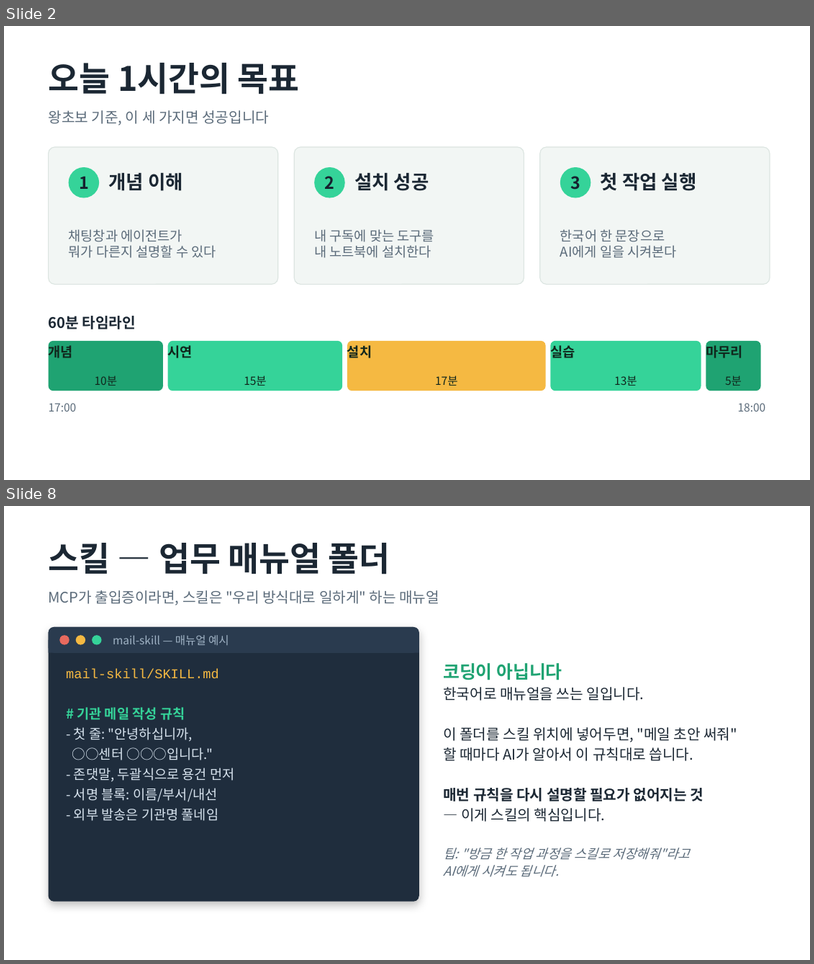
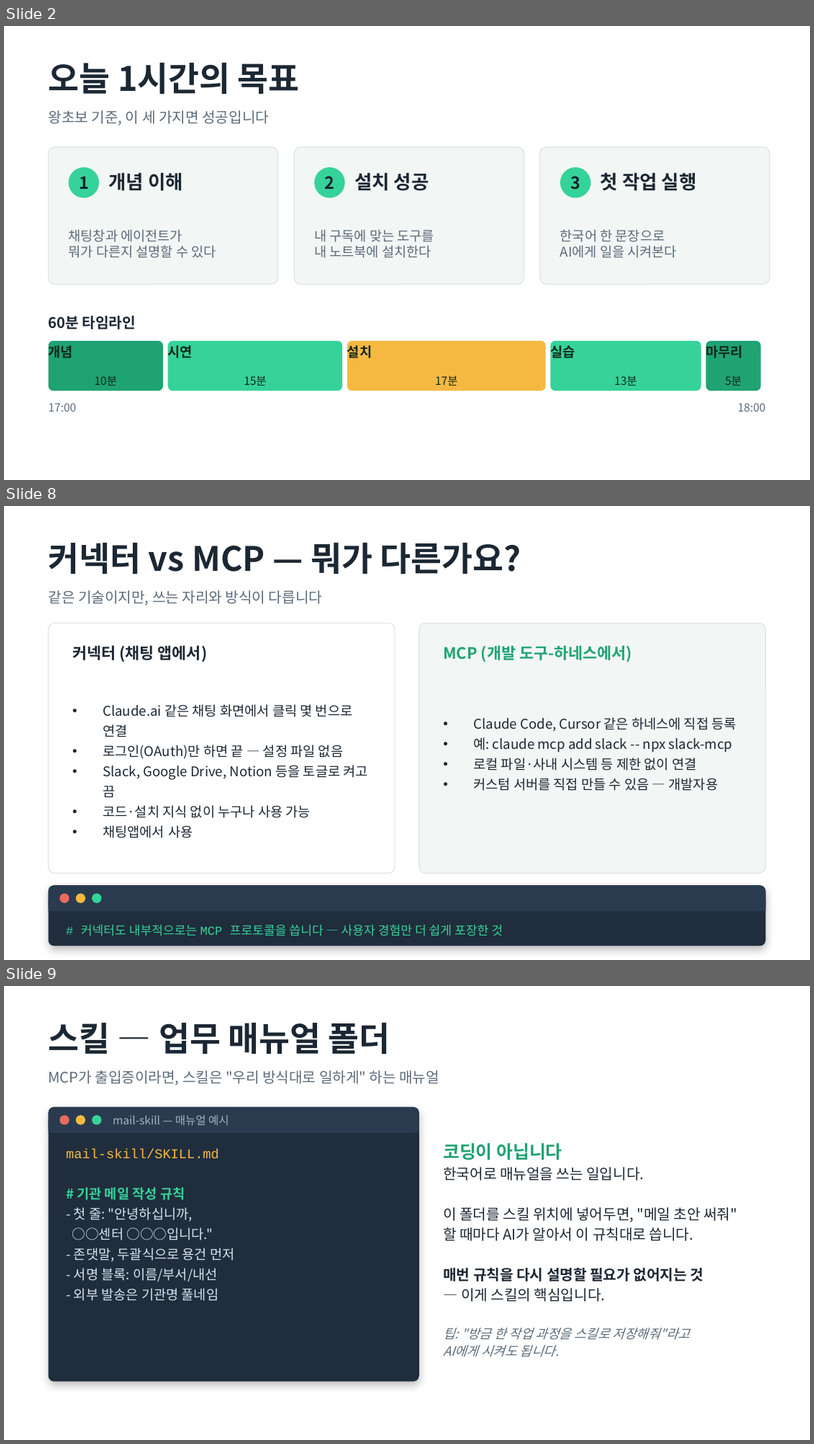
Before and after one commit to z0nam/ji-ai-study, a slide deck: study-group/2026-07-09-cli-ai-agents/slides.pptx. Shown one above the other, each under a label of ours: slides 2 and 8 before the commit, slides 2, 8 and 9 after it; the slides between them are not shown. The pictures are 814x964 and 814x1444 pixels, drawn with LibreOffice and Linux fonts; fonts in the diff are those of the drawing. Boxes give left, top, right and bottom in pixels: in the first picture for what was removed or moved away, otherwise in the second. Text is boxed around its words. In the diff, an @@ line names an element or a change of style, - is before the commit and + after.

```diff
--- a/study-group/2026-07-09-cli-ai-agents/slides.pptx
+++ b/study-group/2026-07-09-cli-ai-agents/slides.pptx
@@ slide 8 added at (x1=4, y1=506, x2=810, y2=960), background #FFFFFF @@
@@ text added at (x1=49, y1=543, x2=522, y2=574), 30 pt, text #1B2733, bold @@
+커넥터 vs MCP — 뭐가 다른가요?
@@ text added at (x1=49, y1=590, x2=322, y2=605), 13 pt, text #5B6B7A @@
+같은 기술이지만, 쓰는 자리와 방식이 다릅니다
@@ rounded rectangle added at (x1=49, y1=623, x2=395, y2=873), fill #FFFFFF, outline #DCE5E1 0.75 pt @@
@@ rounded rectangle added at (x1=419, y1=623, x2=766, y2=873), fill #F2F6F4, outline #DCE5E1 0.75 pt @@
@@ text added at (x1=72, y1=645, x2=208, y2=662), 14 pt, text #1B2733, bold @@
+커넥터 (채팅 앱에서)
@@ text added at (x1=443, y1=645, x2=633, y2=662), 14 pt, text #1FA372, bold @@
+MCP (개발 도구-하네스에서)
@@ text added at (x1=103, y1=704, x2=368, y2=838), 12 pt, text #1B2733 @@
+• Claude.ai 같은 채팅 화면에서 클릭 몇 번으로 연결
+• 로그인(OAuth)만 하면 끝 — 설정 파일 없음
+• Slack, Google Drive, Notion 등을 토글로 켜고 끔
+• 코드·설치 지식 없이 누구나 사용 가능
+• 채팅앱에서 사용
@@ text added at (x1=473, y1=717, x2=737, y2=790), 12 pt, text #1B2733 @@
+• Claude Code, Cursor 같은 하네스에 직접 등록
+• 예: claude mcp add slack -- npx slack-mcp
+• 로컬 파일·사내 시스템 등 제한 없이 연결
+• 커스텀 서버를 직접 만들 수 있음 — 개발자용
@@ rounded rectangle added at (x1=49, y1=885, x2=766, y2=945), fill #1F2D3D @@
@@ rounded rectangle added at (x1=49, y1=885, x2=766, y2=911), fill #2A3B4F @@
@@ ellipse added at (x1=59, y1=893, x2=70, y2=903), fill #E86A5E @@
@@ ellipse added at (x1=76, y1=893, x2=85, y2=903), fill #F5B942 @@
@@ ellipse added at (x1=92, y1=893, x2=102, y2=903), fill #35D399 @@
@@ rectangle added at (x1=49, y1=898, x2=766, y2=911), fill #2A3B4F @@
@@ text added at (x1=81, y1=924, x2=503, y2=936), 11 pt, text #35D399 @@
+# 커넥터도 내부적으로는 MCP 프로토콜을 씁니다 — 사용자 경험만 더 쉽게 포장한 것
@@ what was slide 8 is now slide 9 @@
```
Also in this commit, not shown: 7 slides changed.
